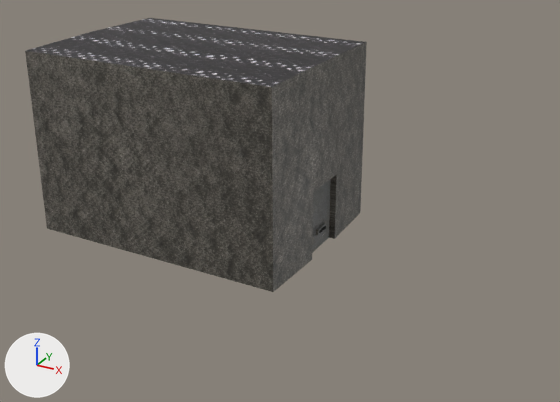
The Blender file Room/Room.blend: old version first, new version second.
Camera for both pictures: a camera (50 mm lens) standing at (7.45, -13.87, 7.82) and looking at (0.07, -0.45, 1.11). Every picture has the same lights, and +X, +Y and +Z are marked at lower left. The first picture is the older version.

The older version as bpy lines, for what is in view:
```python
ob_chao_col = bpy.data.objects.new('chao-col', me_cube_002)
ob_chao_col.location = (-1.19, -0.19, 2.07)
ob_chao_col.scale = (2.0, 2.0, 2.0)
ob_cylinder_001 = bpy.data.objects.new('Cylinder.001', me_cylinder_003)
ob_cylinder_001.location = (-1.09, -1.96, 0.62)
ob_cylinder_001.scale = (0.0995, 0.0995, 0.047)
ob_cylinder_002 = bpy.data.objects.new('Cylinder.002', me_cylinder_002)
ob_cylinder_002.location = (-1.45, -1.96, 0.62)
ob_cylinder_002.scale = (0.0995, 0.0995, 0.047)
ob_parede_col = bpy.data.objects.new('parede-col', me_cube_001)
ob_parede_col.location = (-1.19, -0.19, 2.07)
ob_parede_col.scale = (2.0, 2.0, 2.0)
# me_cube_001
# before: 1 (-1.84, -1.0, 1.0), 4 (1.0, -1.0, 1.0), 8 (-1.84, 0.0, 1.0), 9 (1.0, 0.0, 1.0), 11 (-1.84, 1.0, 1.0)
# before: 14 (1.0, 1.0, 1.0)
```
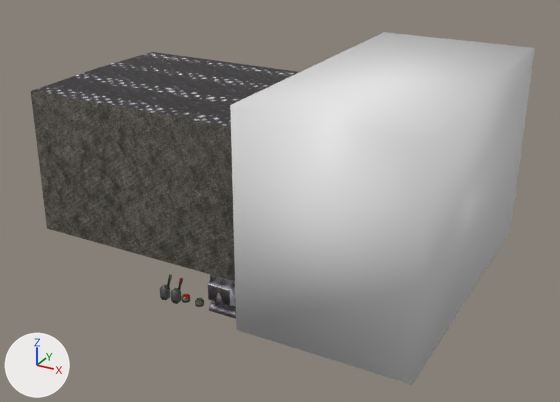
Diff of the bpy script that builds the scene:
```diff
--- a/Room/Room.blend.py
+++ b/Room/Room.blend.py
@@ me_cube_001 @@
 # used by ob_parede_col; location = (-1.19, -0.19, 2.07); scale = (2.0, 2.0, 2.0)
 # verts and faces of me_cube_001; kept vertices keep their numbers, new ones are numbered from 16
-me_cube_001.from_pydata(...)  # 16 vertices, 8 faces; spans x -1.84..1.0, y -1.0..1.0, z -1.0..1.0
+me_cube_001.from_pydata(...)  # 16 vertices, 7 faces; spans x -1.84..1.0, y -1.0..1.0, z -1.0..0.57
+# me_cube_001 part 1
+delete_faces([(1, 4, 9, 8), (8, 9, 14, 11)])
+for i in [1, 4, 8, 9, 11, 14]: verts[i] += (0.0, 0.0, -0.43)
+faces += [(1, 4, 9, 14, 11, 8)]  # mat_chao (picture img_sb078_jpg)
 me_cube_001.materials.append(mat_parede)
@@ me_cube_009 @@
+me_cube_009.from_pydata(...)  # 34 vertices, 18 faces; spans x 0.0..0.093, y -0.066..0.066, z -0.166..0.153
+me_cube_009.polygons.foreach_set('use_smooth', [True] * 18)
+me_cube_009.materials.append(mat_button_base)  # picture img_steelplt_jpg
@@ me_cube_006 @@
+me_cube_006.from_pydata(...)  # a box spanning x -1.0..2.34, y -3.62..2.89, z -1.24..2.96
+me_cube_006.polygons.foreach_set('use_smooth', [True] * 6)
@@ me_cube_004_1 @@
+me_cube_004_1.from_pydata(...)  # 55 vertices, 41 faces; spans x 0.0..2.02, y -1.89..1.1, z -2.22..1.68
+me_cube_004_1.polygons.foreach_set('use_smooth', [True] * 41)
+# faces by material slot: [39, 2]
+me_cube_004_1.materials.append(mat_metal_01)  # picture img_sc097_jpg
+me_cube_004_1.materials.append(mat_preto)  # black #000000
@@ ob_cylinder_002 @@
 ob_cylinder_002 = bpy.data.objects.new('Cylinder.002', me_cylinder_002)
-ob_cylinder_002.location = (-1.45, -1.96, 0.62)
+ob_cylinder_002.location = (-1.45, -1.96, -0.96)
 ob_cylinder_002.scale = (0.0995, 0.0995, 0.047)
@@ ob_cylinder_001 @@
 ob_cylinder_001 = bpy.data.objects.new('Cylinder.001', me_cylinder_003)
-ob_cylinder_001.location = (-1.09, -1.96, 0.62)
+ob_cylinder_001.location = (-1.09, -1.96, -0.96)
 ob_cylinder_001.scale = (0.0995, 0.0995, 0.047)
@@ ob_lever_base_001 @@
+ob_lever_base_001 = bpy.data.objects.new('Lever_Base.001', me_cube_009)
+ob_lever_base_001.location = (-2.01, -1.96, -0.96)
+_m = ob_lever_base_001.modifiers.new('Mirror', 'MIRROR')
@@ ob_lever_base @@
+ob_lever_base = bpy.data.objects.new('Lever_Base', me_cube_009.copy())
+ob_lever_base.location = (-1.71, -1.96, -0.96)
+_m = ob_lever_base.modifiers.new('Mirror', 'MIRROR')
@@ ob_shadowblock @@
+ob_shadowblock = bpy.data.objects.new('ShadowBlock', me_cube_006)
+ob_shadowblock.location = (2.02, -0.19, 1.31)
@@ ob_computer @@
+ob_computer = bpy.data.objects.new('Computer', me_cube_004_1)
+ob_computer.location = (-0.42, -1.87, -0.52)
+ob_computer.scale = (0.205, 0.171, 0.208)
+_m = ob_computer.modifiers.new('Mirror', 'MIRROR')
+_m.use_clip = True
```

Pixel boxes [x1, y1, x2, y2] of what changed, in the pictures (560 x 402 px):
'ShadowBlock', added
    after: [230, 32, 535, 385]
'parede-col', reshaped
    before: [25, 18, 367, 292]
    after: [31, 52, 299, 281]
'Computer', added
    after: [208, 275, 236, 319]
'Lever_Base', added
    after: [171, 288, 182, 304]
'Lever_Base.001', added
    after: [160, 285, 170, 300]
'Cylinder.001', moved (not visible before)
    after: [195, 298, 204, 307]
'Cylinder.002', moved (not visible before)
    after: [181, 294, 190, 303]
'chao-col', unchanged, covered by the edit
    before: [312, 179, 331, 253]
